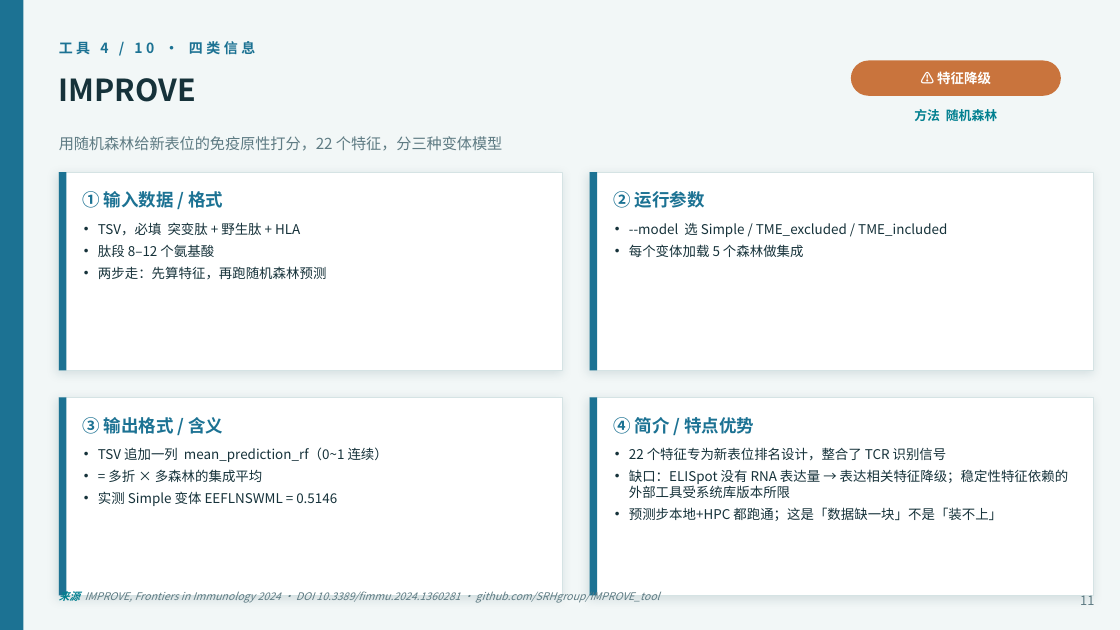
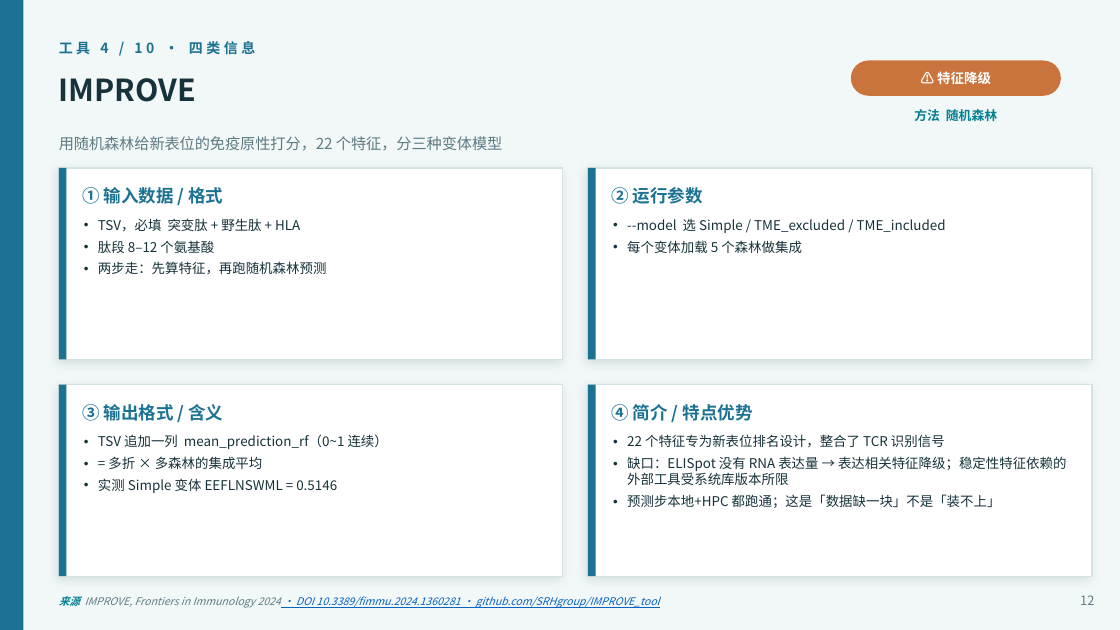
Before and after one commit to legacccY/YJ-Agent, a slide deck: slide 12 of project/meeting/QuantImmuBench/QuantImmuBench_10工具横评_2026-06-25.pptx (slide 11 before the commit). Drawn at 1120x630 pixels with LibreOffice and Linux fonts; fonts in the diff are those of the drawing. Boxes give left, top, right and bottom in pixels: in the first picture for what was removed or moved away, otherwise in the second. Text is boxed around its words. In the diff, an @@ line names an element or a change of style, - is before the commit and + after.

```diff
--- a/project/meeting/QuantImmuBench/QuantImmuBench_10工具横评_2026-06-25.pptx
+++ b/project/meeting/QuantImmuBench/QuantImmuBench_10工具横评_2026-06-25.pptx
@@ rectangle: place and size @@
-rectangle at (59,172,563,371)
+rectangle at (59,168,563,360)
@@ rectangle: place and size @@
-rectangle at (59,172,66,371)
+rectangle at (59,168,66,360)
@@ rectangle: place and size @@
-rectangle at (590,172,1094,371)
+rectangle at (588,168,1092,360)
@@ rectangle: place and size @@
-rectangle at (590,172,597,371)
+rectangle at (588,168,596,360)
@@ text "① 输入数据 / 格式": place and size @@
-text "① 输入数据 / 格式" at (82,191,223,208)
+text "① 输入数据 / 格式" at (82,187,223,204)
@@ text "② 运行参数": place and size @@
-text "② 运行参数" at (613,191,705,208)
+text "② 运行参数" at (611,187,703,204)
@@ text "TSV，必填 突变肽 + 野生肽 + ...": place and size @@
-text "TSV，必填 突变肽 + 野生肽 + ..." at (98,222,326,279)
+text "TSV，必填 突变肽 + 野生肽 + ..." at (98,218,326,274)
@@ text "--model 选 Simple / TME_excluded ...": place and size @@
-text "--model 选 Simple / TME_excluded ..." at (629,223,947,257)
+text "--model 选 Simple / TME_excluded ..." at (627,219,946,253)
@@ rectangle: place and size @@
-rectangle at (59,397,563,596)
+rectangle at (59,385,563,576)
@@ rectangle: place and size @@
-rectangle at (59,397,66,596)
+rectangle at (59,385,66,576)
@@ rectangle: place and size @@
-rectangle at (590,397,1094,596)
+rectangle at (588,385,1092,576)
@@ rectangle: place and size @@
-rectangle at (590,397,597,596)
+rectangle at (588,385,596,576)
@@ text "③ 输出格式 / 含义": place and size @@
-text "③ 输出格式 / 含义" at (82,417,223,434)
+text "③ 输出格式 / 含义" at (82,404,223,421)
@@ text "④ 简介 / 特点优势": place and size @@
-text "④ 简介 / 特点优势" at (613,417,754,434)
+text "④ 简介 / 特点优势" at (611,404,753,421)
@@ text "TSV 追加一列 mean_prediction_rf（0~1 连续）": place and size @@
-text "TSV 追加一列 mean_prediction_rf（0~1 连续）" at (98,447,388,506)
+text "TSV 追加一列 mean_prediction_rf（0~1 连续）" at (98,434,388,493)
@@ text "22 个特征专为新表位排名设计，整合了 TCR 识别信号": place and size @@
-text "22 个特征专为新表位排名设计，整合了 TCR 识别信号" at (629,447,1068,521)
+text "22 个特征专为新表位排名设计，整合了 TCR 识别信号" at (627,434,1066,508)
@@ text "来源 IMPROVE, Frontiers in Immunology ..." at (59,596,660,608): text colour #5E7B83 to #0563C1, underline on in "· DOI 10.3389/fimmu.2024.1360281 · github.com/SRHgroup/IMPRO ..." @@
@@ text at (1080,595,1094,605): text changed @@
-11
+12
```
Also in this commit, not shown: 35 other slides changed, 4 slides added, 7 other files.
